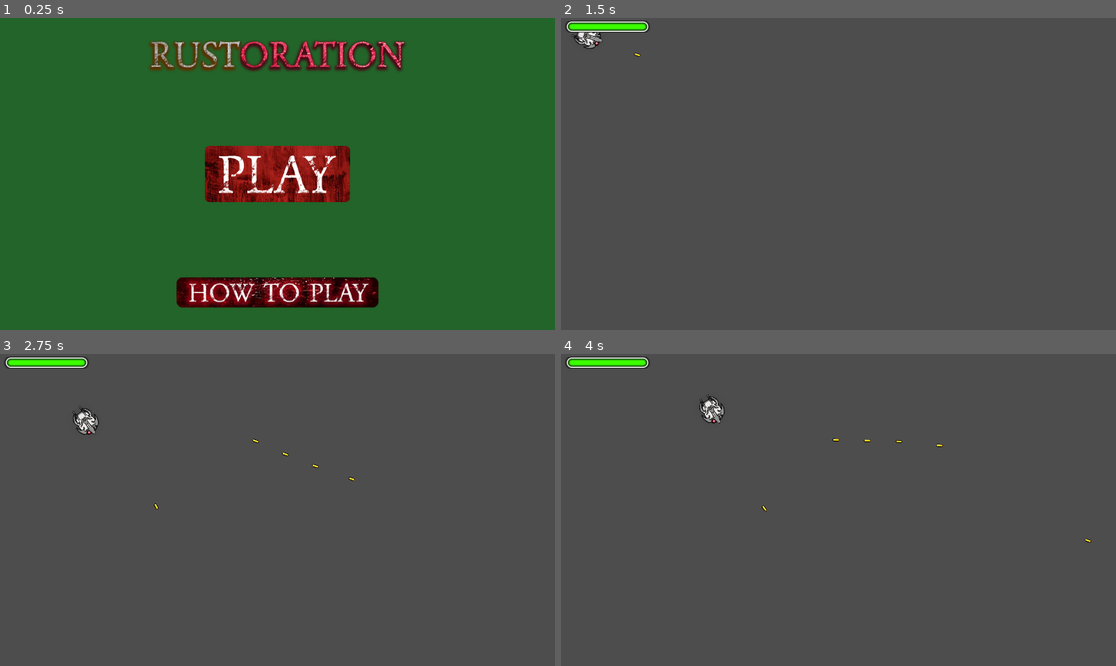
Above: before the commit, frames 1-4 (two rows, left to right).
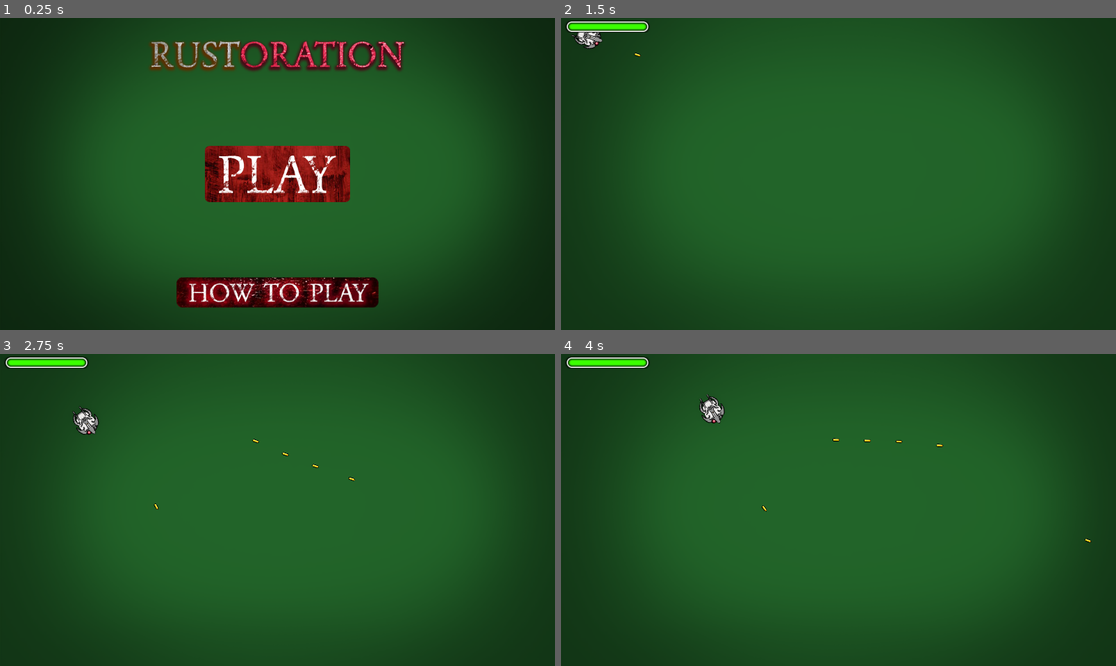
Above: after the commit, the same moments.

Repository: Jasmine502/RUSTORATION-2D
Game: Godot game, scene res://scenes/ui/main_menu.tscn
Same seed, same stepped clock (60 frames per second), same inputs: the game is played once before the commit and once after it. Sound files missing from this copy of the repository are replaced by a short silence.
Inputs (mouse positions are in pixels of both pictures, inside the frame that each line leads up to):
- Up to frame 1 (0.25 s): no input
- Up to frame 2 (1.5 s): click (838, 174) at 0.5 s; tap Enter at 1.25 s; move the mouse to (960, 158) at 1.27 s; press the mouse at (960, 158) at 1.28 s; hold D (move_right) from 1.28 s (still down)
- Up to frame 3 (2.75 s): move the mouse to (166, 525) at 2.02 s; release D (move_right) at 2.03 s; release the mouse at (166, 525) at 2.03 s; hold S (move_down) from 2.03 s (still down); click (166, 525) at 2.1 s
- Up to frame 4 (4 s): move the mouse to (894, 441) at 2.77 s; release S (move_down) at 2.78 s; press the mouse at (894, 441) at 2.78 s; hold D (move_right) 2.78-3.53 s; move the mouse to (810, 572) at 3.52 s; release the mouse at (810, 572) at 3.53 s; hold W (move_up) from 3.53 s (still down); click (810, 572) at 3.6 s

The runs differ from the first frame. In frame 1, 43% of the frame differs, in the area x 0-100%, y 0-100%; in frame 2, 99%; in frame 3, 99%; in frame 4, 99%.

Commit message:
Vignette and fixed Game Over Delay

Diff:
--- a/game/scenes/gameplay/game.tscn
+++ b/game/scenes/gameplay/game.tscn
@@ -1,15 +1,38 @@
-[gd_scene load_steps=6 format=3 uid="uid://5py5jdm8rnh0"]
+[gd_scene load_steps=7 format=3 uid="uid://5py5jdm8rnh0"]
 
 [ext_resource type="PackedScene" uid="uid://cew0olon5i0nr" path="res://scenes/objects/player.tscn" id="1_d5x8l"]
 [ext_resource type="Script" uid="uid://cpi17rk1h6err" path="res://scripts/gameplay/game.gd" id="1_xgptt"]
 [ext_resource type="PackedScene" uid="uid://di2fr7at12w7u" path="res://scenes/objects/zomborg.tscn" id="2_nwxa7"]
 [ext_resource type="AudioStream" uid="uid://ch5pgri587xvl" path="res://assets/sounds/GAME OVER.ogg" id="3_nvygq"]
 [ext_resource type="PackedScene" uid="uid://bmk5snmychqtw" path="res://scenes/ui/hud.tscn" id="5_nvygq"]
+[ext_resource type="Texture2D" uid="uid://bjq0ely2i86hl" path="res://assets/images/vignette.png" id="6_mwwos"]
 
 [node name="Game" type="Node2D" groups=["game_manager", "salvage_container"]]
 script = ExtResource("1_xgptt")
 zomborg_scene = ExtResource("2_nwxa7")
 game_over_sound = ExtResource("3_nvygq")
+
+[node name="ColorRect" type="ColorRect" parent="."]
+anchors_preset = 15
+anchor_right = 1.0
+anchor_bottom = 1.0
+offset_right = 1920.0
+offset_bottom = 1080.0
+grow_horizontal = 2
+grow_vertical = 2
+color = Color(0.133333, 0.392157, 0.160784, 1)
+
+[node name="Vignette" type="TextureRect" parent="."]
+modulate = Color(1, 1, 1, 0.482353)
+anchors_preset = 15
+anchor_right = 1.0
+anchor_bottom = 1.0
+offset_right = 1920.0
+offset_bottom = 1080.0
+grow_horizontal = 2
+grow_vertical = 2
+texture = ExtResource("6_mwwos")
+stretch_mode = 3
 
 [node name="Player" parent="." instance=ExtResource("1_d5x8l")]
 position = Vector2(59, 62)
--- a/game/scenes/ui/main_menu.tscn
+++ b/game/scenes/ui/main_menu.tscn
@@ -1,9 +1,10 @@
-[gd_scene load_steps=5 format=3 uid="uid://2x7m7l0670r4"]
+[gd_scene load_steps=6 format=3 uid="uid://2x7m7l0670r4"]
 
 [ext_resource type="Texture2D" uid="uid://j4quab838lbi" path="res://assets/images/RUSTORATION title.png" id="1_1g8jr"]
 [ext_resource type="Script" uid="uid://ecmkbettappy" path="res://scripts/ui/main_menu.gd" id="1_m1kxf"]
 [ext_resource type="Texture2D" uid="uid://bohl3t2cogpdf" path="res://assets/images/play.png" id="2_m1kxf"]
 [ext_resource type="Texture2D" uid="uid://c5itq6tma1p3t" path="res://assets/images/how to play.png" id="3_x2yvf"]
+[ext_resource type="Texture2D" uid="uid://bjq0ely2i86hl" path="res://assets/images/vignette.png" id="5_x2yvf"]
 
 [node name="MainMenu" type="Control"]
 layout_mode = 3
@@ -20,6 +21,17 @@
 grow_horizontal = 2
 grow_vertical = 2
 color = Color(0.133333, 0.392157, 0.160784, 1)
+
+[node name="Vignette" type="TextureRect" parent="."]
+modulate = Color(1, 1, 1, 0.627451)
+layout_mode = 1
+anchors_preset = 15
+anchor_right = 1.0
+anchor_bottom = 1.0
+grow_horizontal = 2
+grow_vertical = 2
+texture = ExtResource("5_x2yvf")
+stretch_mode = 3
 
 [node name="TitleImage" type="TextureRect" parent="."]
 layout_mode = 1
--- a/game/scripts/gameplay/game.gd
+++ b/game/scripts/gameplay/game.gd
@@ -17,7 +17,7 @@
 # --- INTERNAL ---
 var spawn_radius: float = 600.0
 var game_over_flag: bool = false
-var game_over_delay: float = 5.0
+var game_over_delay: float = 10.0
 
 # --- NEW: Salvage Counts ---
 var foot_salvage: int = 0
